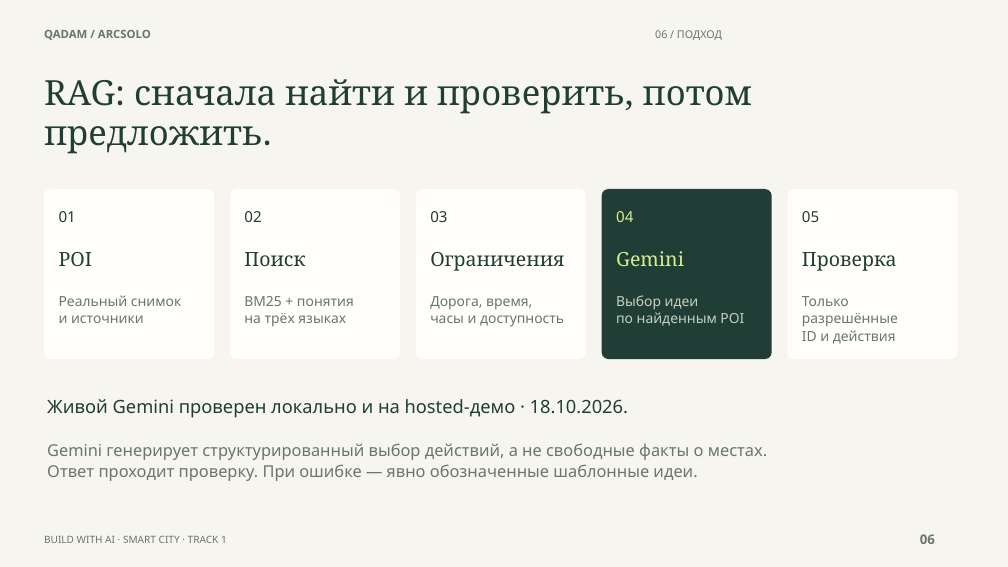
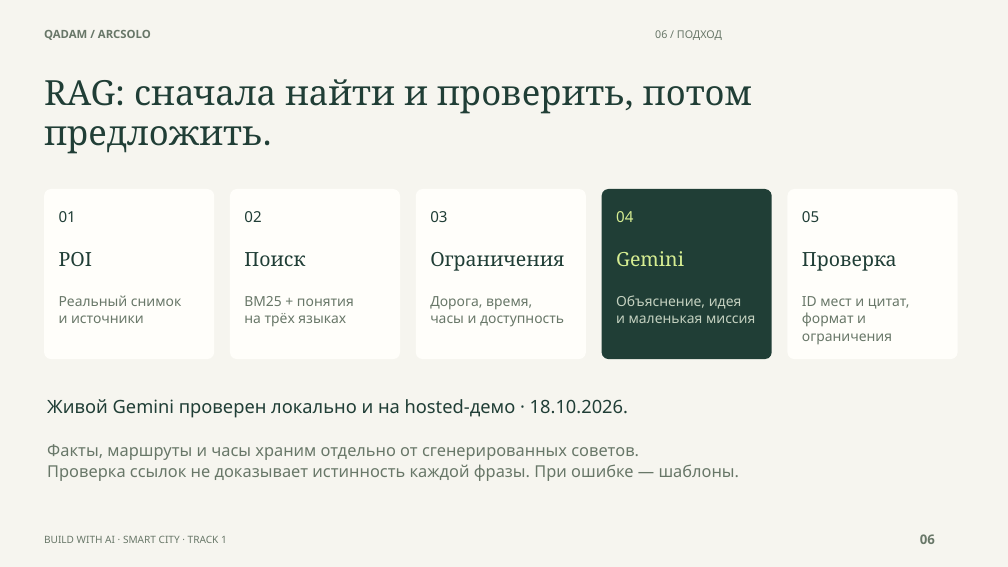
Before and after one commit to Csadow/qadam-astana, a slide deck: slide 6 of presentation/Qadam_ArcSolo_pitch_RU.pptx. Drawn at 1008x567 pixels with LibreOffice and Linux fonts; fonts in the diff are those of the drawing. Boxes give left, top, right and bottom in pixels: in the first picture for what was removed or moved away, otherwise in the second. Text is boxed around its words. In the diff, an @@ line names an element or a change of style, - is before the commit and + after.

```diff
--- a/presentation/Qadam_ArcSolo_pitch_RU.pptx
+++ b/presentation/Qadam_ArcSolo_pitch_RU.pptx
@@ text at (x1=616, y1=295, x2=755, y2=323): text changed @@
-Выбор идеи
-по найденным POI
+Объяснение, идея
+и маленькая миссия
@@ text at (x1=802, y1=296, x2=910, y2=344): text changed @@
-Только
-разрешённые
-ID и действия
+ID мест и цитат,
+формат и
+ограничения
@@ text at (x1=47, y1=444, x2=740, y2=481): text changed @@
-Gemini генерирует структурированный выбор действий, а не свободные факты о местах.
-Ответ проходит проверку. При ошибке — явно обозначенные шаблонные идеи.
+Факты, маршруты и часы храним отдельно от сгенерированных советов.
+Проверка ссылок не доказывает истинность каждой фразы. При ошибке — шаблоны.
```
Also in this commit, not shown: 8 other slides changed, 1 slide added, 53 other files.
